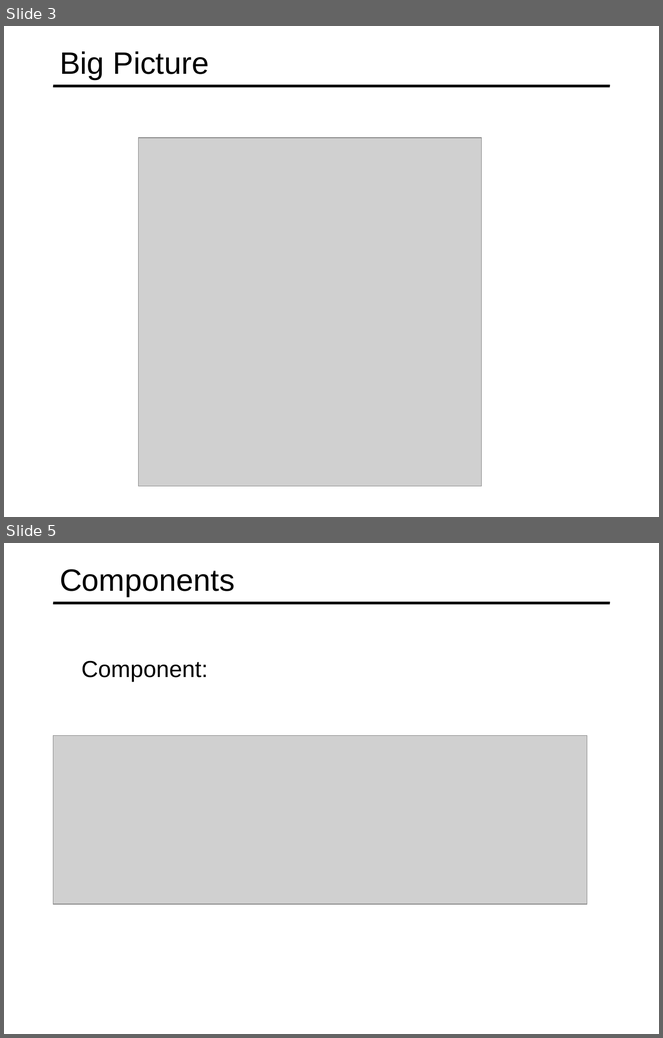
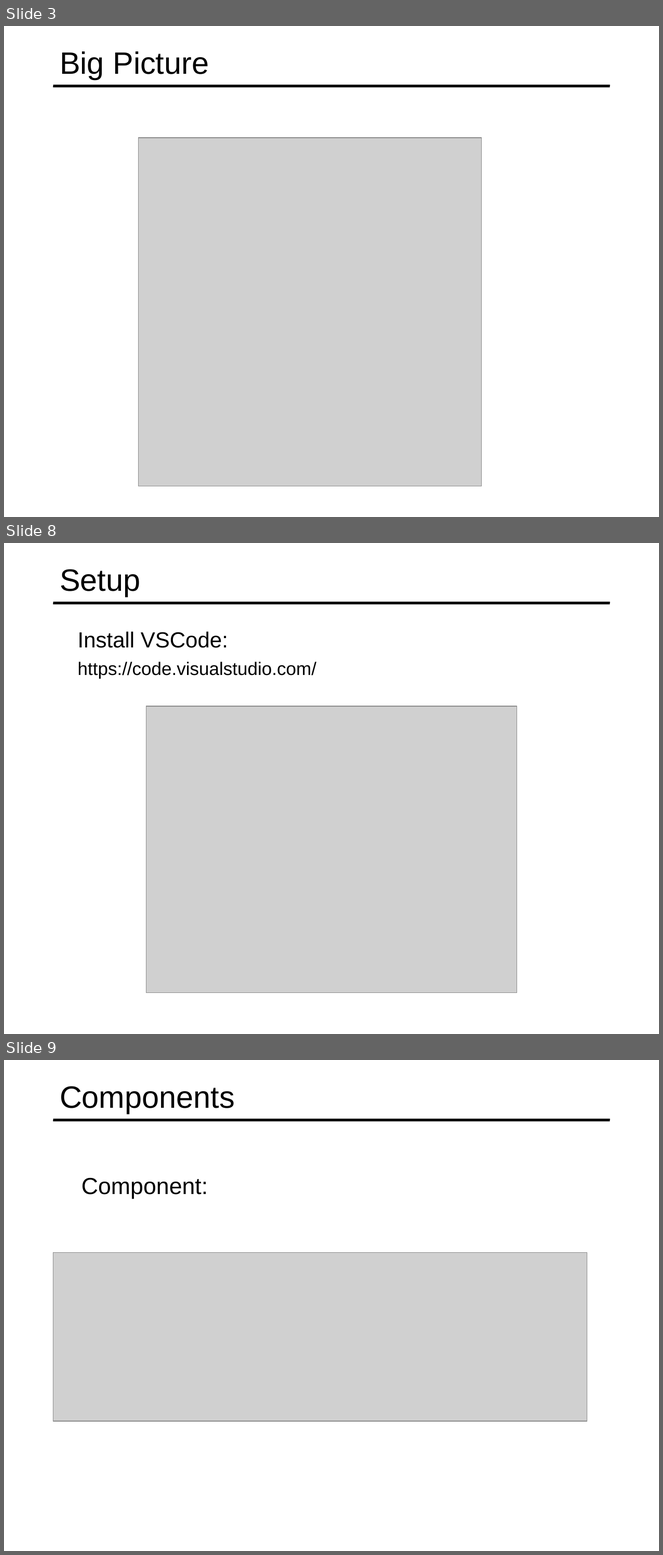
Before and after one commit to specter01wj/Jago_Link_Training, a slide deck: Angular/Angular12/Angular Advanced Course/Essentials/1.Fundamentals/L1_Fundamentals.ppt. Shown one above the other, each under a label of ours: slides 3 and 5 before the commit, slides 3, 8 and 9 after it; the slides between them are not shown. The pictures are 663x1038 and 663x1555 pixels, drawn with LibreOffice and Linux fonts; fonts in the diff are those of the drawing; grey boxes stand for pictures. Boxes give left, top, right and bottom in pixels: in the first picture for what was removed or moved away, otherwise in the second. Text is boxed around its words. In the diff, an @@ line names an element or a change of style, - is before the commit and + after.

```diff
--- a/Angular/Angular12/Angular Advanced Course/Essentials/1.Fundamentals/L1_Fundamentals.ppt
+++ b/Angular/Angular12/Angular Advanced Course/Essentials/1.Fundamentals/L1_Fundamentals.ppt
@@ slide 8 added at (4, 543, 659, 1034), background #FFFFFF; not listed: 1 template element that a slide beside it also shows @@
@@ title added at (60, 569, 140, 596), 34 pt, text #000000 @@
+Setup
@@ text added at (78, 631, 317, 678), 20 pt, text #000000 @@
+  Install VSCode:
+  https://code.visualstudio.com/
@@ picture added at (146, 706, 517, 993) @@
@@ what was slide 5 is now slide 9 @@
```
Also in this commit, not shown: 1 slide changed, 3 other slides added, 3 other files.
